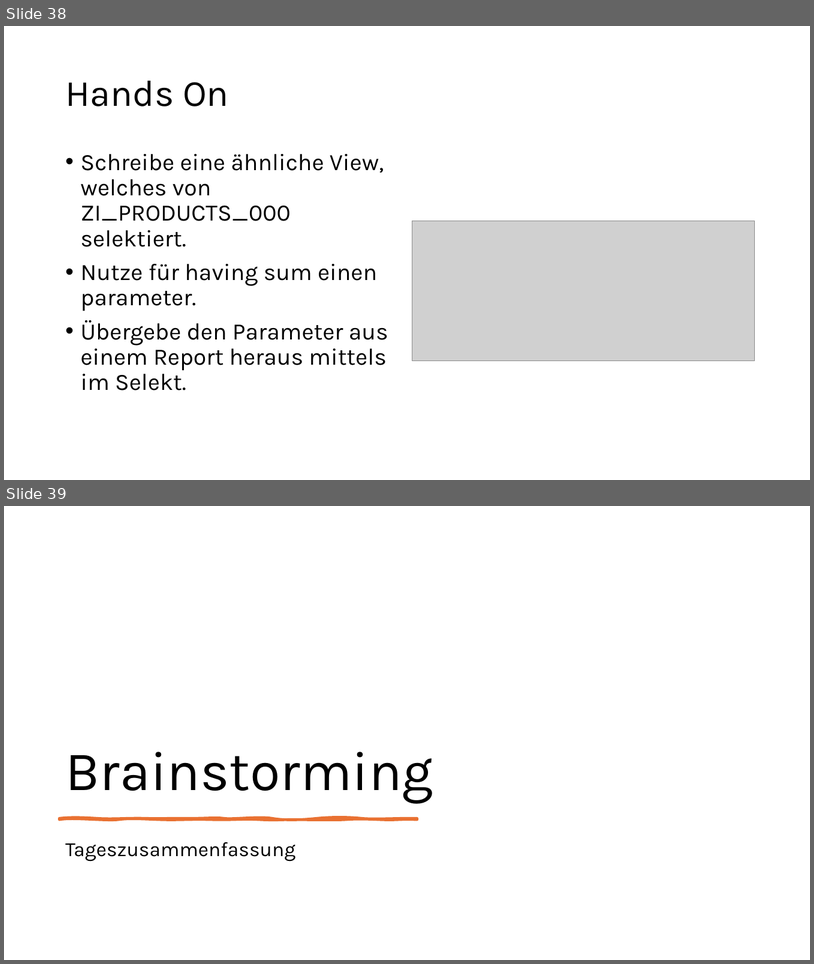
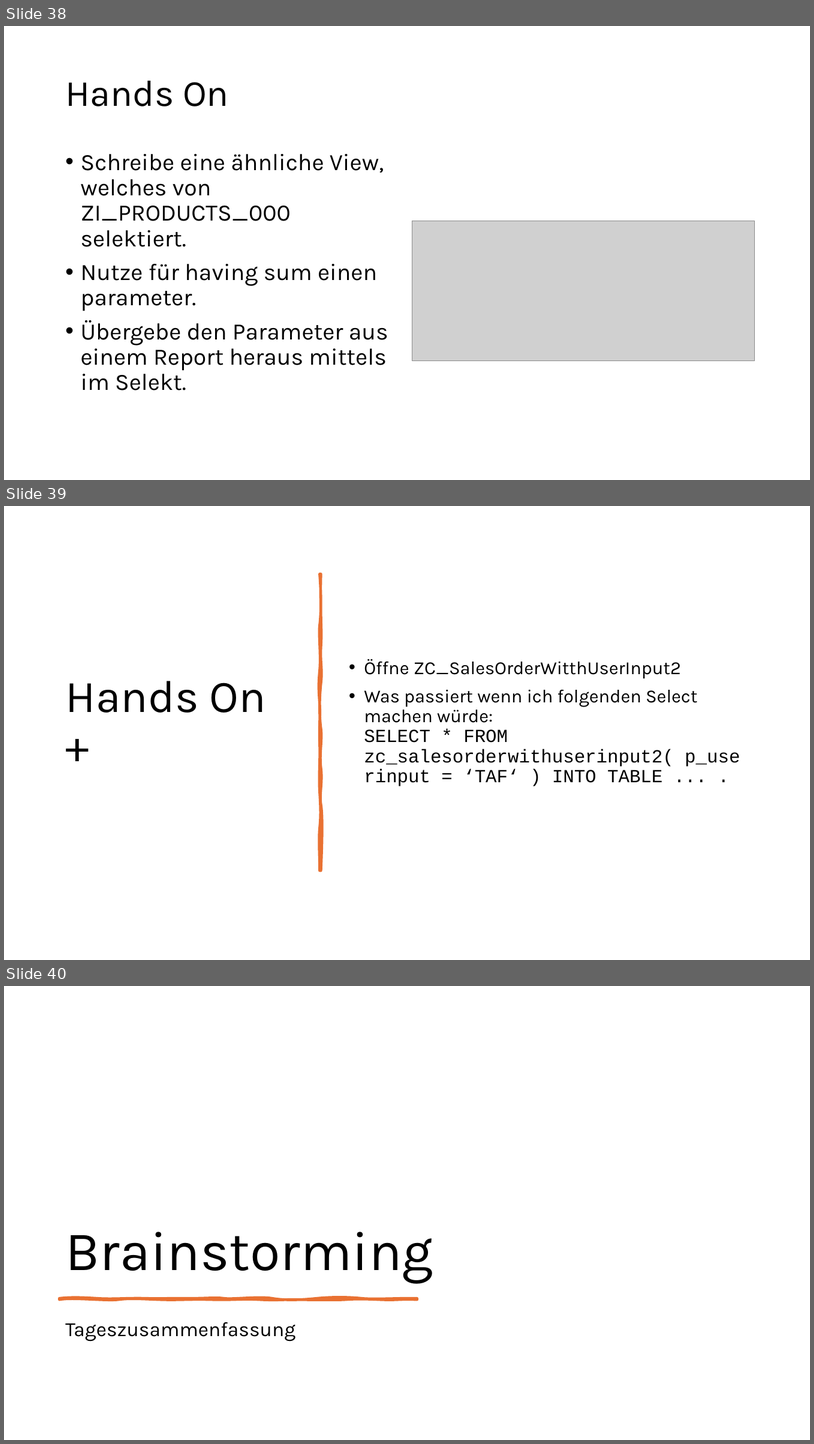
Before and after one commit to DevelopmentBvise/Schulung, a slide deck: CDS presentation/Tag1_Data Modeling with Core Data Services.pptx. Shown one above the other, each under a label of ours: slides 38 and 39 before the commit, slides 38, 39 and 40 after it. The pictures are 814x964 and 814x1444 pixels, drawn with LibreOffice and Linux fonts; fonts in the diff are those of the drawing; grey boxes stand for pictures. Boxes give left, top, right and bottom in pixels: in the first picture for what was removed or moved away, otherwise in the second. Text is boxed around its words. In the diff, an @@ line names an element or a change of style, - is before the commit and + after.

Commit message:
Update bzgl. Authorization Roles ... Hands On+

```diff
--- a/CDS presentation/Tag1_Data Modeling with Core Data Services.pptx
+++ b/CDS presentation/Tag1_Data Modeling with Core Data Services.pptx
@@ slide 39 added at [4, 506, 810, 960], background #FFFFFF @@
@@ freeform shape added at [320, 574, 321, 870], fill #E97132, outline #E97132 3.25 pt @@
@@ text added at [364, 659, 740, 783], 22 pt, text #000000 @@
+• Öffne ZC_SalesOrderWitthUserInput2
+• Was passiert wenn ich folgenden Select machen würde:
+  SELECT * FROM zc_salesorderwithuserinput2( p_userinput = ‘TAF‘ ) INTO TABLE ... .
@@ title added at [66, 681, 266, 712], 54 pt, text #000000 @@
+Hands On +
@@ what was slide 39 is now slide 40 @@
```
Also in this commit, not shown: 1 slide changed.
